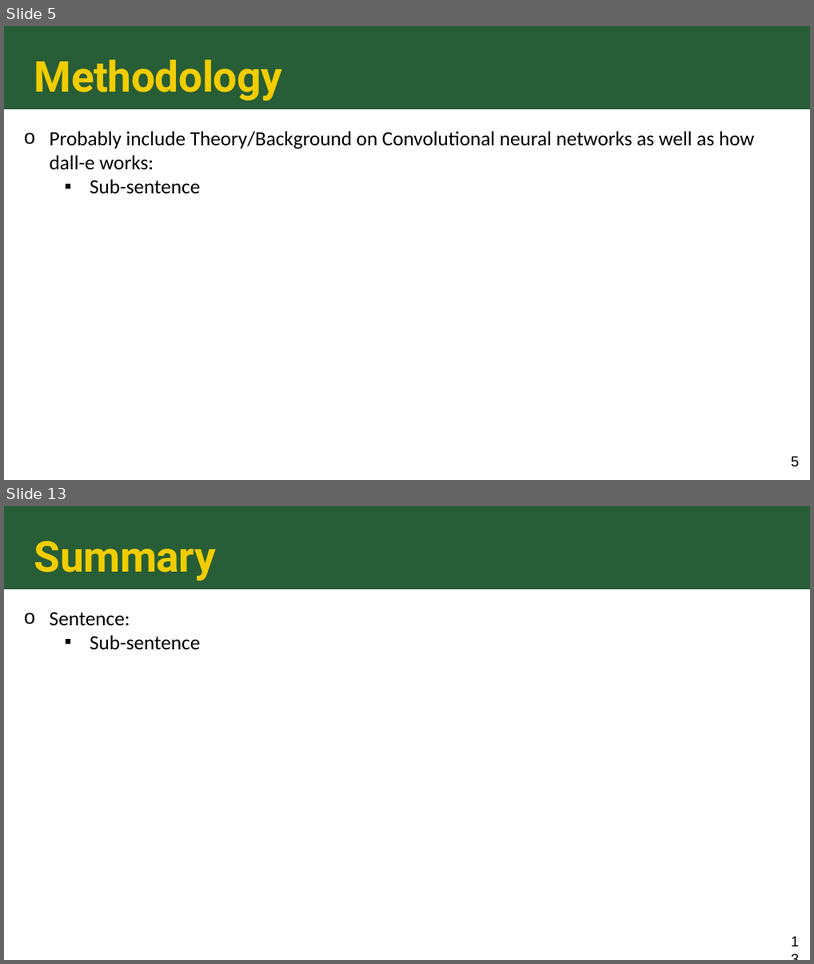
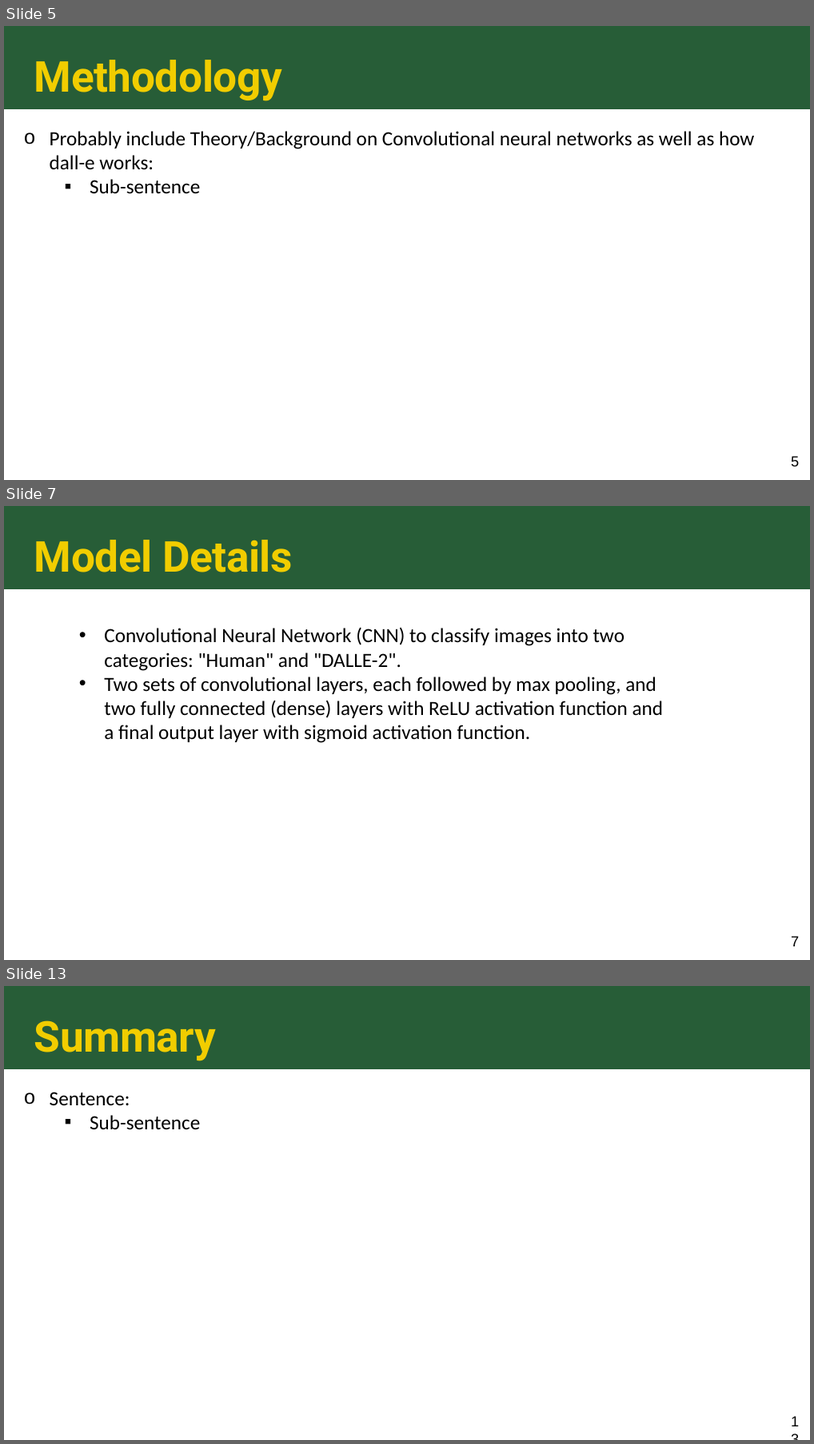
Before and after one commit to riskiha/DALL-E-Classifier, a slide deck: STAT 541 - Clusterfunc - Final Project Slides.pptx. Shown one above the other, each under a label of ours: slides 5 and 13 before the commit, slides 5, 7 and 13 after it; the slides between them are not shown. The pictures are 814x964 and 814x1444 pixels, drawn with LibreOffice and Linux fonts; fonts in the diff are those of the drawing. Boxes give left, top, right and bottom in pixels: in the first picture for what was removed or moved away, otherwise in the second. Text is boxed around its words. In the diff, an @@ line names an element or a change of style, - is before the commit and + after.

```diff
--- a/STAT 541 - Clusterfunc - Final Project Slides.pptx
+++ b/STAT 541 - Clusterfunc - Final Project Slides.pptx
@@ slide 7 added at box(4, 506, 810, 960), background #FFFFFF; not listed: 1 template element that a slide beside it also shows @@
@@ title added at box(34, 540, 293, 572), 38 pt, text #F1CD00, bold @@
+Model Details
@@ text added at box(104, 627, 664, 743), 18 pt, text #000000 @@
+• Convolutional Neural Network (CNN) to classify images into two categories: "Human" and "DALLE-2".
+• Two sets of convolutional layers, each followed by max pooling, and two fully connected (dense) layers with ReLU activation function and a final output layer with sigmoid activation function.
@@ page number added at box(791, 936, 799, 946), 13 pt, text #000000 @@
+7
```
Also in this commit, not shown: 3 slides changed, 3 other slides added, 4 slides removed.
